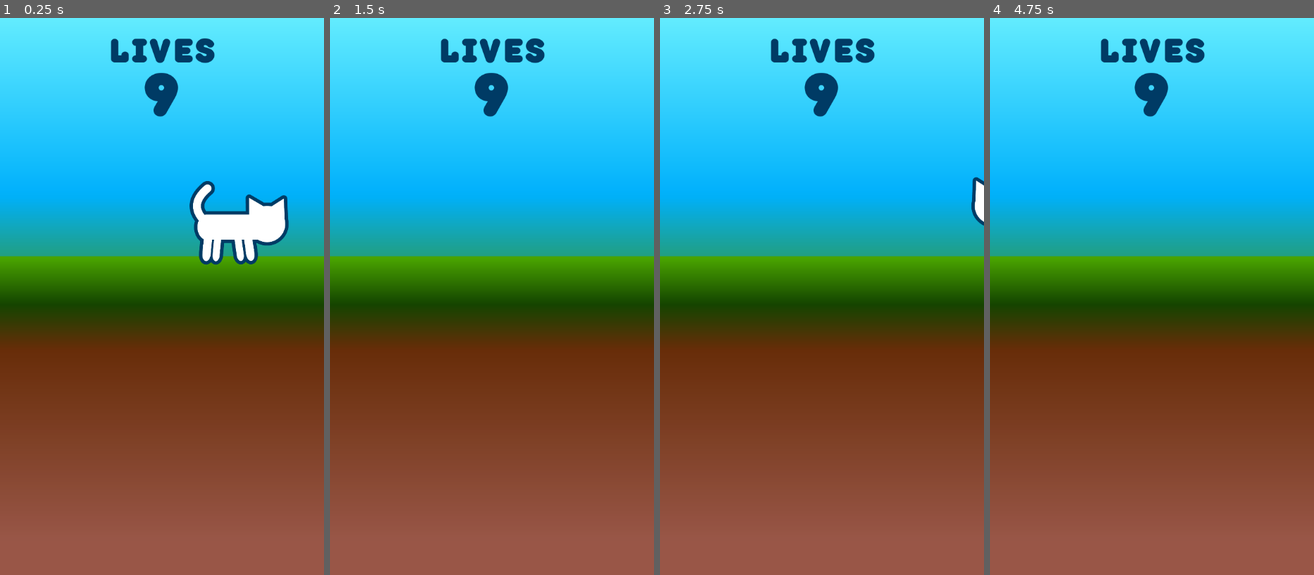
Above: before the commit, frames 1-4 (left to right).
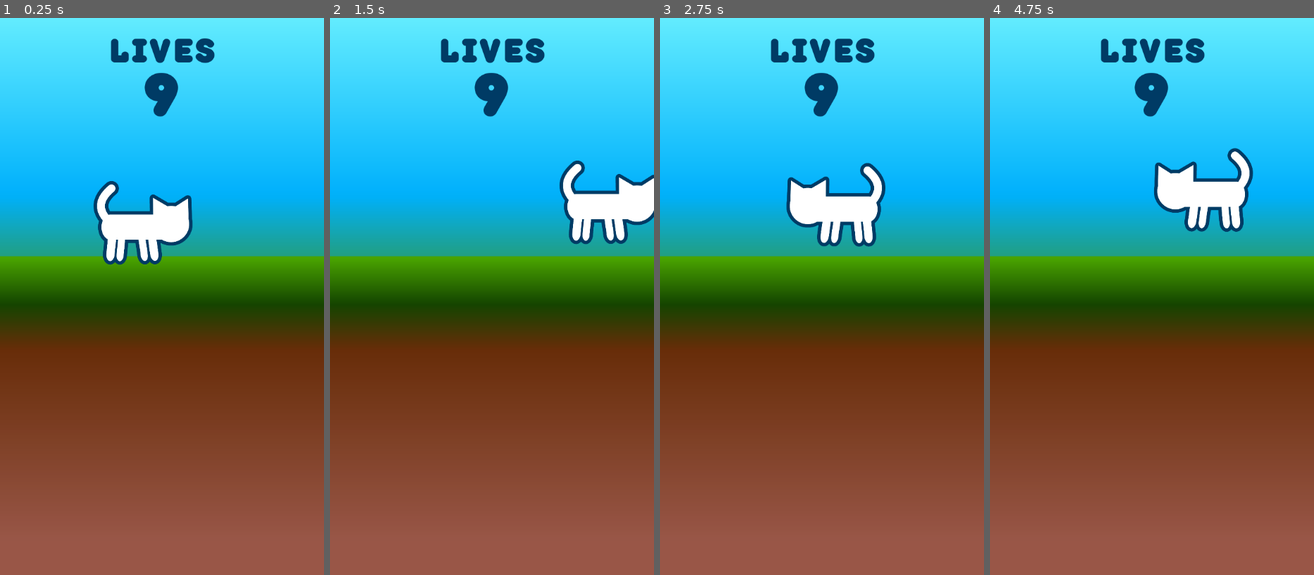
Above: after the commit, the same moments.

Repository: HyperGameDev/Godot-Sginals-Sample-Project
Game: Godot game, scene res://main_scene.tscn
Same seed, same stepped clock (60 frames per second), same inputs: the game is played once before the commit and once after it.
Inputs:
- Up to frame 1 (0.25 s): no input
- Up to frame 2 (1.5 s): tap Enter at 0.5 s; hold Right (Right) from 0.53 s (still down); tap Space (Jump) at 0.77 s
- Up to frame 3 (2.75 s): tap Space (Jump) at 1.52, 2 s; release Right (Right) at 2.03 s; hold Left (Left) from 2.03 s (still down)
- Up to frame 4 (4.75 s): release Left (Left) at 2.78 s; hold Right (Right) 2.78-4.28 s; tap Space (Jump) at 3.02, 3.77, 4.52 s; tap Enter at 4.25 s; hold Left (Left) from 4.28 s (still down)

The runs differ from the first frame. In frame 1, 5.5% of the frame differs, in the area x 28-90%, y 29-45%; in frame 2, 2.7%; in frame 3, 3.1%; in frame 4, 2.8%.

Commit message:
new prerecord version

Diff:
--- a/main_scene.tscn
+++ b/main_scene.tscn
@@ -71,6 +71,16 @@
 position = Vector2(320, 520)
 shape = SubResource("WorldBoundaryShape2D_hq1ik")
 
+[node name="CollisionShape2D_Wall_L" type="CollisionShape2D" parent="StaticBody2D_Ground"]
+position = Vector2(0, 416)
+rotation = 1.57079
+shape = SubResource("WorldBoundaryShape2D_hq1ik")
+
+[node name="CollisionShape2D_Wall_R" type="CollisionShape2D" parent="StaticBody2D_Ground"]
+position = Vector2(648, 416)
+rotation = -1.57079
+shape = SubResource("WorldBoundaryShape2D_hq1ik")
+
 [node name="TextureRect_Ground" type="TextureRect" parent="StaticBody2D_Ground"]
 offset_top = 504.0
 offset_right = 648.0
@@ -78,7 +88,7 @@
 texture = SubResource("GradientTexture2D_66tet")
 
 [node name="CharacterBody2D" type="CharacterBody2D" parent="."]
-position = Vector2(480, 440)
+position = Vector2(288, 440)
 script = ExtResource("1_2c62f")
 
 [node name="CollisionShape2D" type="CollisionShape2D" parent="CharacterBody2D"]
